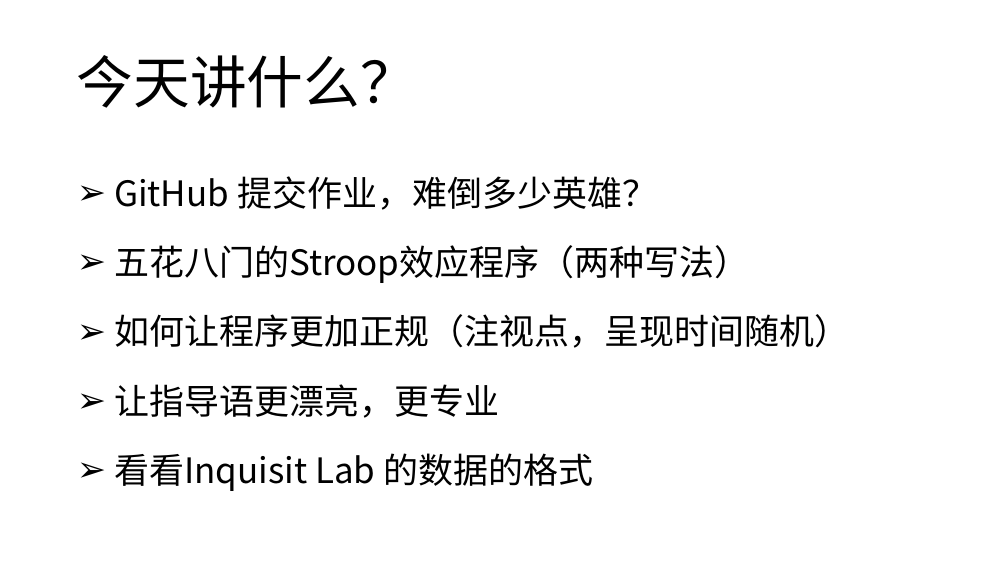
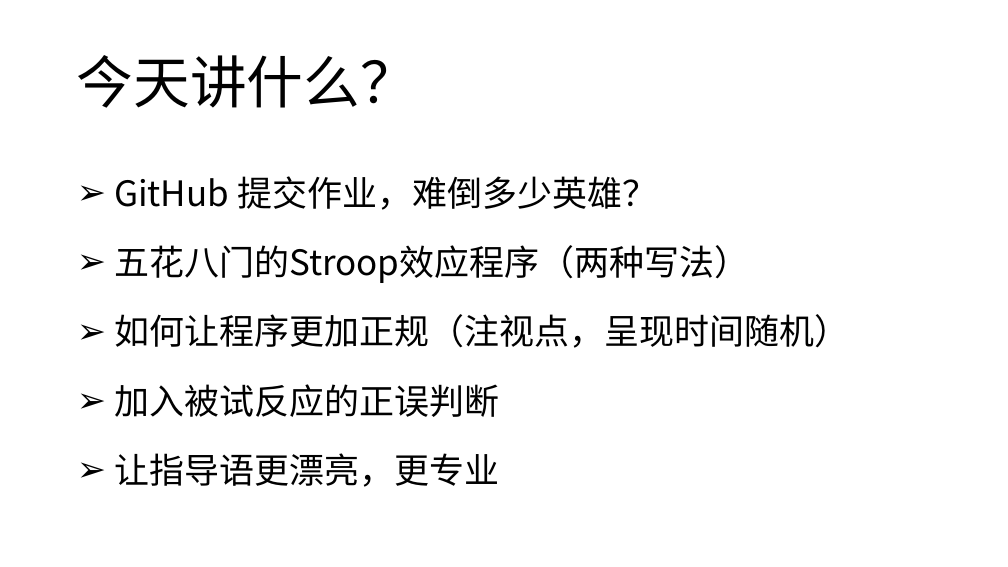
Before and after one commit to Apollnysus/Inquisit-Web-BNUPSY, a slide deck: slide 2 of 3-课程PPT/心理学实验编程之Inquisit篇-2.pptx. Drawn at 1008x567 pixels with LibreOffice and Linux fonts; fonts in the diff are those of the drawing. Boxes give left, top, right and bottom in pixels: in the first picture for what was removed or moved away, otherwise in the second. Text is boxed around its words. In the diff, an @@ line names an element or a change of style, - is before the commit and + after.

```diff
--- a/3-课程PPT/心理学实验编程之Inquisit篇-2.pptx
+++ b/3-课程PPT/心理学实验编程之Inquisit篇-2.pptx
@@ text at (114,384,499,417): paragraph added @@
+➢ 加入被试反应的正误判断
@@ text at (114,453,594,491): paragraph removed @@
-➢ 看看Inquisit Lab 的数据的格式
```
Also in this commit, not shown: 1 other slide changed, 3 slides added, 2 other files.
